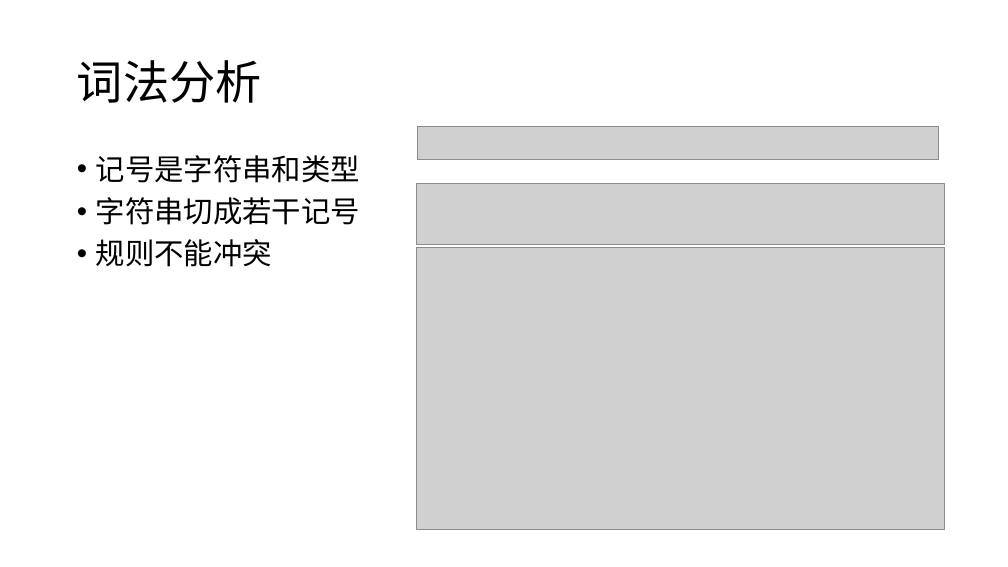
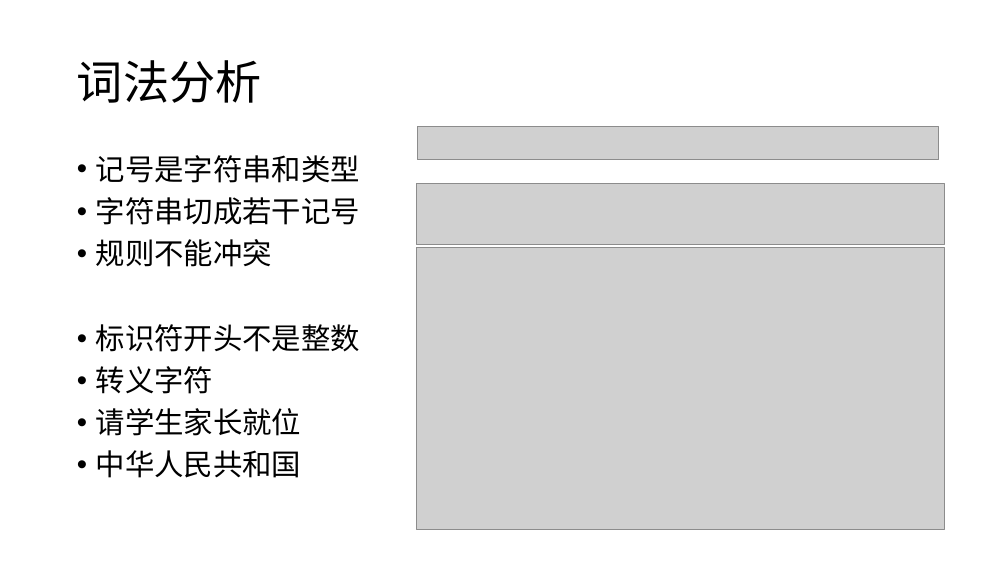
Before and after one commit to nedchu/sng-noip-2018-autumn, a slide deck: slide 27 of 2018-11-24/Slide.pptx (slide 26 before the commit). Drawn at 1008x567 pixels with LibreOffice and Linux fonts; fonts in the diff are those of the drawing; grey boxes stand for pictures. Boxes give left, top, right and bottom in pixels: in the first picture for what was removed or moved away, otherwise in the second. Text is boxed around its words. In the diff, an @@ line names an element or a change of style, - is before the commit and + after.

```diff
--- a/2018-11-24/Slide.pptx
+++ b/2018-11-24/Slide.pptx
@@ text at (x1=96, y1=324, x2=360, y2=478): paragraphs added @@
+• 标识符开头不是整数
+• 转义字符
+• 请学生家长就位
+• 中华人民共和国
```
Also in this commit, not shown: 4 other slides changed, 2 slides added, 1 other file.
